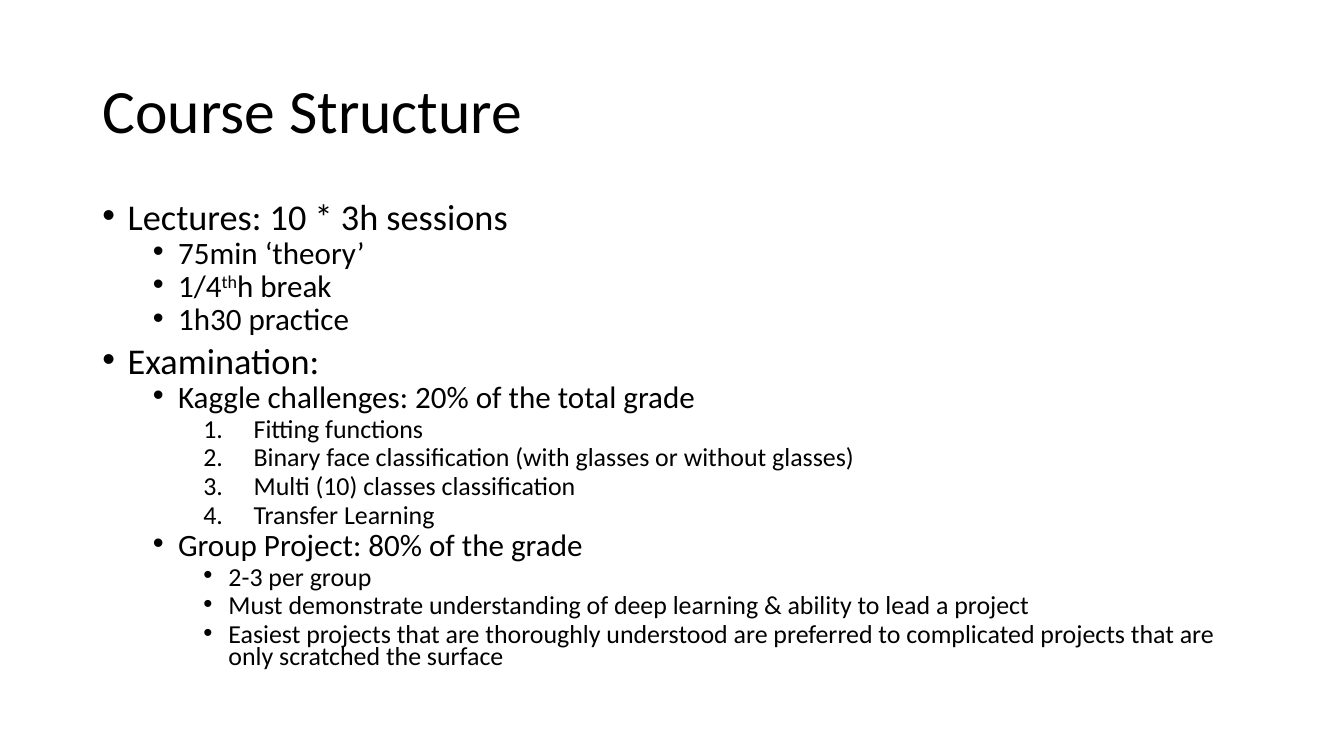
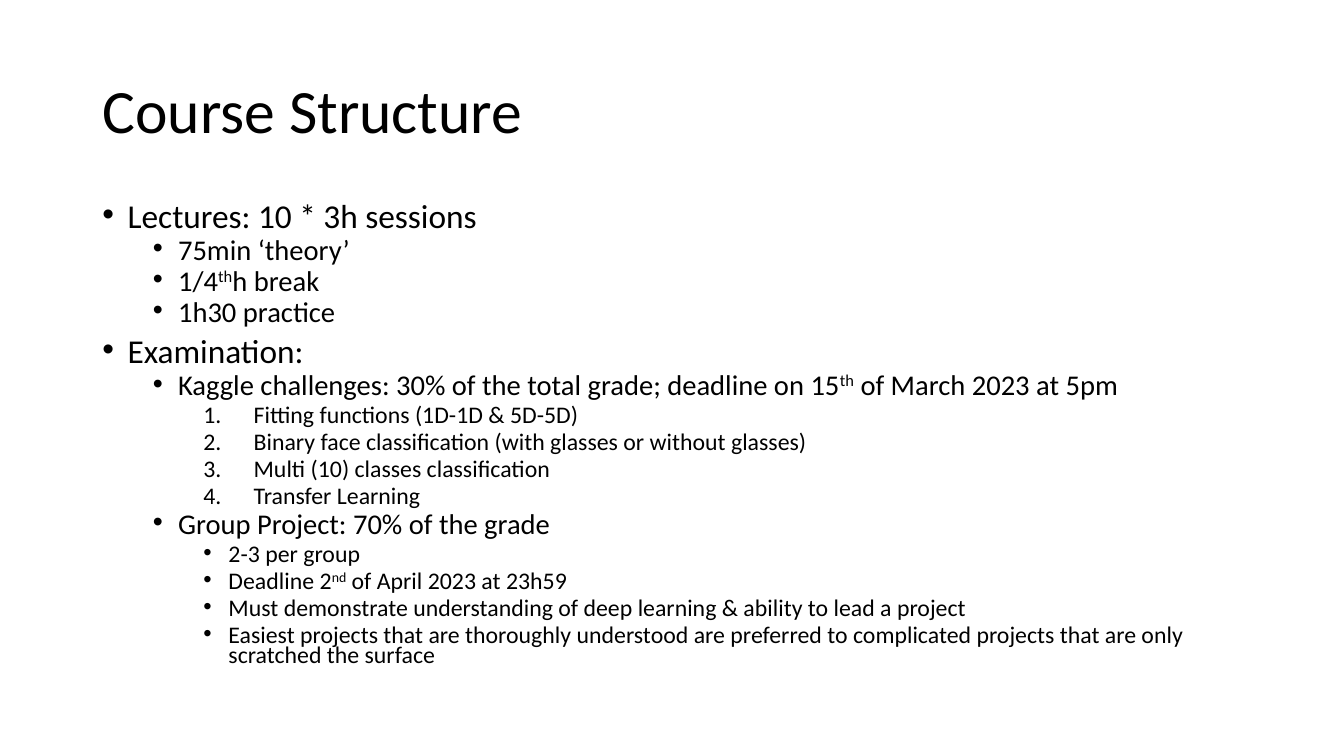
Before and after one commit to MICS-Lab/DeepLearningCourse, a slide deck: slide 2 of Slides_1.pptx. Drawn at 1344x756 pixels with LibreOffice and Linux fonts; fonts in the diff are those of the drawing. Boxes give left, top, right and bottom in pixels: in the first picture for what was removed or moved away, otherwise in the second. Text is boxed around its words. In the diff, an @@ line names an element or a change of style, - is before the commit and + after.

Commit message:
updated examination details

```diff
--- a/Slides_1.pptx
+++ b/Slides_1.pptx
@@ text at bbox=[128, 205, 1182, 663]: size 25.9 to 23.8 pt in "Lectures: 10 * 3h sessions", "Examination:"; size 22.2 to 20.4 pt in "75min ‘theory’", "1/4thh break", "1h30 practice"; size 18.5 to 17 pt in "Binary face classification (with glasses or without ...", "Multi (10) classes classification", "Transfer Learning", "2-3 per group" and 2 more places @@
@@ text at bbox=[178, 375, 1118, 427]: text changed; size 22.2 to 20.4 pt @@
-  • Kaggle challenges: 20% of the total grade
-    1. Fitting functions
+  • Kaggle challenges: 30% of the total grade; deadline on 15th of March 2023 at 5pm
+    1. Fitting functions (1D-1D & 5D-5D)
@@ text at bbox=[178, 514, 550, 539]: text changed; size 22.2 to 20.4 pt @@
-  • Group Project: 80% of the grade
+  • Group Project: 70% of the grade
@@ text at bbox=[228, 572, 567, 593]: paragraph added @@
+    • Deadline 2nd of April 2023 at 23h59
```
